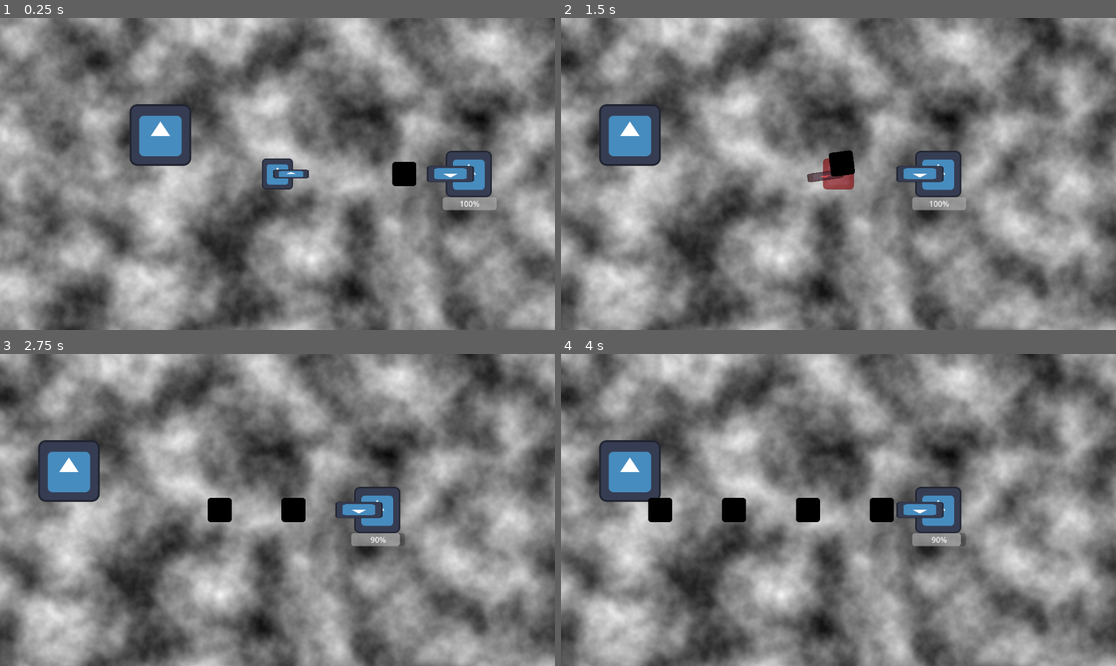
Above: before the commit, frames 1-4 (two rows, left to right).
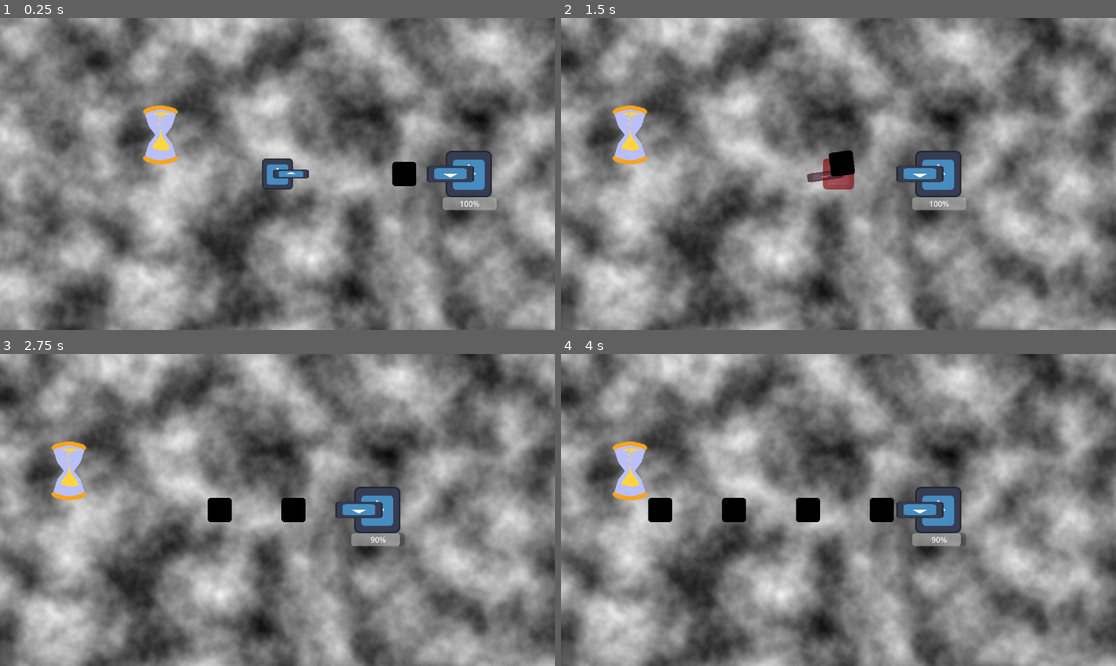
Above: after the commit, the same moments.

Repository: jacobartis/Tower-of-the-Time-Lich
Game: Godot game, scene res://world.tscn
The game is run twice, just before and just after one commit, with the same random seed, the same clock (stepped at 60 frames per second) and the same inputs. The engine's default icon, where the game draws it, is replaced by a stand-in: a white triangle on a blue panel in a dark square.
Inputs (mouse positions are in pixels of both pictures, inside the frame that each line leads up to):
- Up to frame 1 (0.25 s): no input
- Up to frame 2 (1.5 s): move the mouse to (960, 158) at 0.52 s; hold D (player_right) 0.53-1.28 s; right-click (960, 158) at 0.6 s; move the mouse to (727, 189) at 1.27 s; hold S (player_down) from 1.28 s (still down); tap E (player_interact) at 1.35 s
- Up to frame 3 (2.75 s): move the mouse to (333, 441) at 2.02 s; release S (player_down) at 2.03 s; press the mouse at (333, 441) at 2.03 s; hold D (player_right) from 2.03 s (still down)
- Up to frame 4 (4 s): move the mouse to (810, 572) at 2.77 s; release D (player_right) at 2.78 s; release the mouse at (810, 572) at 2.78 s; hold W (player_up) 2.78-3.53 s; right-click (810, 572) at 2.85 s; move the mouse to (1005, 556) at 3.52 s; hold A (player_left) from 3.53 s (still down); tap E (player_interact) at 3.6 s

The runs differ from the first frame. In frame 1, 2.0% of the frame differs, in the area x 23-35%, y 27-48%; in frame 2, 2.0%, in the area x 6-19%, y 27-48%; in frame 3, 2.0%; in frame 4, 2.0%.

Commit message:
Created a room starter object. Begun creating a spawner.

Diff:
--- a/scenes/objects/room_starter.tscn
+++ b/scenes/objects/room_starter.tscn
@@ -1,7 +1,12 @@
-[gd_scene load_steps=9 format=3 uid="uid://bofsgphrertu3"]
-
+[gd_scene load_steps=23 format=3 uid="uid://bofsgphrertu3"]
+
+[ext_resource type="Script" path="res://scripts/objects/room_starter.gd" id="1_7iyhp"]
 [ext_resource type="Script" path="res://scripts/object components/interactable_area.gd" id="1_h7iu1"]
-[ext_resource type="Texture2D" uid="uid://dydrn18skchfq" path="res://icon.svg" id="3_f8bhc"]
+[ext_resource type="Texture2D" uid="uid://c1soj2vhmo36n" path="res://sprites/objects/hourglass.png" id="3_4w46g"]
+[ext_resource type="Texture2D" uid="uid://rq5164yec3qg" path="res://sprites/particles/White puff/whitePuff07.png" id="4_hm2ox"]
+
+[sub_resource type="RectangleShape2D" id="RectangleShape2D_1h7xp"]
+size = Vector2(58, 104)
 
 [sub_resource type="Shader" id="Shader_yp7tk"]
 code = "shader_type canvas_item;
@@ -98,8 +103,8 @@
 shader = SubResource("Shader_yp7tk")
 shader_parameter/enabled = false
 shader_parameter/pulsing = true
-shader_parameter/thickness = 10.0
-shader_parameter/thickness_min = 4.0
+shader_parameter/thickness = 6.0
+shader_parameter/thickness_min = 2.0
 shader_parameter/speed = 3.0
 shader_parameter/ring_count = 16
 shader_parameter/ring_offset = null
@@ -111,6 +116,82 @@
 shader_parameter/max_or_add = false
 
 [sub_resource type="RectangleShape2D" id="RectangleShape2D_qhni7"]
+size = Vector2(58, 110)
+
+[sub_resource type="AtlasTexture" id="AtlasTexture_uip74"]
+atlas = ExtResource("3_4w46g")
+region = Rect2(96, 0, 96, 128)
+
+[sub_resource type="AtlasTexture" id="AtlasTexture_pvytt"]
+atlas = ExtResource("3_4w46g")
+region = Rect2(192, 0, 96, 128)
+
+[sub_resource type="AtlasTexture" id="AtlasTexture_ert2d"]
+atlas = ExtResource("3_4w46g")
+region = Rect2(288, 0, 96, 128)
+
+[sub_resource type="AtlasTexture" id="AtlasTexture_gywqd"]
+atlas = ExtResource("3_4w46g")
+region = Rect2(384, 0, 96, 128)
+
+[sub_resource type="SpriteFrames" id="SpriteFrames_kkyuq"]
+animations = [{
+"frames": [{
+"duration": 1.0,
+"texture": SubResource("AtlasTexture_uip74")
+}, {
+"duration": 1.0,
+"texture": SubResource("AtlasTexture_pvytt")
+}, {
+"duration": 1.0,
+"texture": SubResource("AtlasTexture_ert2d")
+}, {
+"duration": 1.0,
+"texture": SubResource("AtlasTexture_gywqd")
+}],
+"loop": false,
+"name": &"flip",
+"speed": 5.0
+}]
+
+[sub_resource type="Animation" id="Animation_iux6h"]
+length = 0.001
+tracks/0/type = "value"
+tracks/0/imported = false
+tracks/0/enabled = true
+tracks/0/path = NodePath("Sprite2D:rotation")
+tracks/0/interp = 1
+tracks/0/loop_wrap = true
+tracks/0/keys = {
+"times": PackedFloat32Array(0),
+"transitions": PackedFloat32Array(1),
+"update": 0,
+"values": [0.0]
+}
+tracks/1/type = "value"
+tracks/1/imported = false
+tracks/1/enabled = true
+tracks/1/path = NodePath("Sprite2D:modulate")
+tracks/1/interp = 1
+tracks/1/loop_wrap = true
+tracks/1/keys = {
+"times": PackedFloat32Array(0),
+"transitions": PackedFloat32Array(1),
+"update": 0,
+"values": [Color(1, 1, 1, 1)]
+}
+tracks/2/type = "value"
+tracks/2/imported = false
+tracks/2/enabled = true
+tracks/2/path = NodePath("GPUParticles2D:emitting")
+tracks/2/interp = 1
+tracks/2/loop_wrap = true
+tracks/2/keys = {
+"times": PackedFloat32Array(0),
+"transitions": PackedFloat32Array(1),
+"update": 1,
+"values": [false]
+}
 
 [sub_resource type="Animation" id="Animation_osm25"]
 resource_name = "test"
@@ -127,8 +208,9 @@
 "values": [0.0, 6.28319]
 }
 
-[sub_resource type="Animation" id="Animation_iux6h"]
-length = 0.001
+[sub_resource type="Animation" id="Animation_1lp6h"]
+resource_name = "flip"
+length = 1.5
 tracks/0/type = "value"
 tracks/0/imported = false
 tracks/0/enabled = true
@@ -136,19 +218,88 @@
 tracks/0/interp = 1
 tracks/0/loop_wrap = true
 tracks/0/keys = {
-"times": PackedFloat32Array(0),
-"transitions": PackedFloat32Array(1),
-"update": 0,
-"values": [0.0]
+"times": PackedFloat32Array(0, 0.4),
+"transitions": PackedFloat32Array(4, 1),
+"update": 0,
+"values": [0.0, 3.14159]
+}
+tracks/1/type = "method"
+tracks/1/imported = false
+tracks/1/enabled = true
+tracks/1/path = NodePath(".")
+tracks/1/interp = 1
+tracks/1/loop_wrap = true
+tracks/1/keys = {
+"times": PackedFloat32Array(1.5),
+"transitions": PackedFloat32Array(1),
+"values": [{
+"args": [],
+"method": &"queue_free"
+}]
+}
+tracks/2/type = "value"
+tracks/2/imported = false
+tracks/2/enabled = true
+tracks/2/path = NodePath("Sprite2D:modulate")
+tracks/2/interp = 1
+tracks/2/loop_wrap = true
+tracks/2/keys = {
+"times": PackedFloat32Array(1, 1.3),
+"transitions": PackedFloat32Array(1, 1),
+"update": 0,
+"values": [Color(1, 1, 1, 1), Color(1, 1, 1, 0)]
+}
+tracks/3/type = "value"
+tracks/3/imported = false
+tracks/3/enabled = true
+tracks/3/path = NodePath("GPUParticles2D:emitting")
+tracks/3/interp = 1
+tracks/3/loop_wrap = true
+tracks/3/keys = {
+"times": PackedFloat32Array(0.4),
+"transitions": PackedFloat32Array(1),
+"update": 1,
+"values": [true]
 }
 
 [sub_resource type="AnimationLibrary" id="AnimationLibrary_d4sv7"]
 _data = {
 "RESET": SubResource("Animation_iux6h"),
+"flip": SubResource("Animation_1lp6h"),
 "test": SubResource("Animation_osm25")
 }
 
-[node name="RoomStarter" type="Node2D"]
+[sub_resource type="Gradient" id="Gradient_6g5xa"]
+offsets = PackedFloat32Array(0, 0.525926, 1)
+colors = PackedColorArray(0.45098, 0.105882, 0.505882, 1, 0.760784, 0.313726, 0.835294, 0.942977, 0.760784, 0.313726, 0.835294, 0.407843)
+
+[sub_resource type="GradientTexture1D" id="GradientTexture1D_30po2"]
+gradient = SubResource("Gradient_6g5xa")
+
+[sub_resource type="Curve" id="Curve_7kcge"]
+_data = [Vector2(0, 0.244595), 0.0, 0.0, 0, 0, Vector2(0.758389, 1), 0.0, 0.0, 0, 0]
+point_count = 2
+
+[sub_resource type="CurveTexture" id="CurveTexture_qfx2h"]
+curve = SubResource("Curve_7kcge")
+
+[sub_resource type="ParticleProcessMaterial" id="ParticleProcessMaterial_7etdb"]
+particle_flag_disable_z = true
+emission_shape = 1
+emission_sphere_radius = 40.0
+direction = Vector3(0, -1, 0)
+initial_velocity_max = 30.0
+gravity = Vector3(0, -30, 0)
+scale_min = 0.1
+scale_max = 0.3
+scale_curve = SubResource("CurveTexture_qfx2h")
+color_ramp = SubResource("GradientTexture1D_30po2")
+
+[node name="HourGlass" type="StaticBody2D"]
+script = ExtResource("1_7iyhp")
+
+[node name="CollisionShape2D" type="CollisionShape2D" parent="."]
+shape = SubResource("RectangleShape2D_1h7xp")
 
 [node name="InteractableArea" type="Area2D" parent="."]
 collision_layer = 0
@@ -159,13 +310,28 @@
 [node name="CollisionShape2D" type="CollisionShape2D" parent="InteractableArea"]
 shape = SubResource("RectangleShape2D_qhni7")
 
-[node name="Sprite2D" type="Sprite2D" parent="."]
+[node name="Sprite2D" type="AnimatedSprite2D" parent="."]
 material = SubResource("ShaderMaterial_86b0y")
-texture = ExtResource("3_f8bhc")
+sprite_frames = SubResource("SpriteFrames_kkyuq")
+animation = &"flip"
+frame = 3
+frame_progress = 1.0
 
 [node name="AnimationPlayer" type="AnimationPlayer" parent="."]
 libraries = {
 "": SubResource("AnimationLibrary_d4sv7")
 }
 
-[connection signal="interacted" from="InteractableArea" to="AnimationPlayer" method="play" binds= ["test"]]
+[node name="GPUParticles2D" type="GPUParticles2D" parent="."]
+position = Vector2(0, 31)
+emitting = false
+amount = 20
+process_material = SubResource("ParticleProcessMaterial_7etdb")
+texture = ExtResource("4_hm2ox")
+one_shot = true
+explosiveness = 1.0
+randomness = 0.2
+
+[connection signal="interacted" from="InteractableArea" to="." method="start_room"]
+[connection signal="interacted" from="InteractableArea" to="Sprite2D" method="play" binds= ["flip"]]
+[connection signal="interacted" from="InteractableArea" to="AnimationPlayer" method="play" binds= ["flip"]]
--- /dev/null
+++ b/scenes/objects/spawner.tscn
@@ -0,0 +1,3 @@
+[gd_scene format=3 uid="uid://bwqxww3rasrpq"]
+
+[node name="Spawner" type="Node2D"]
